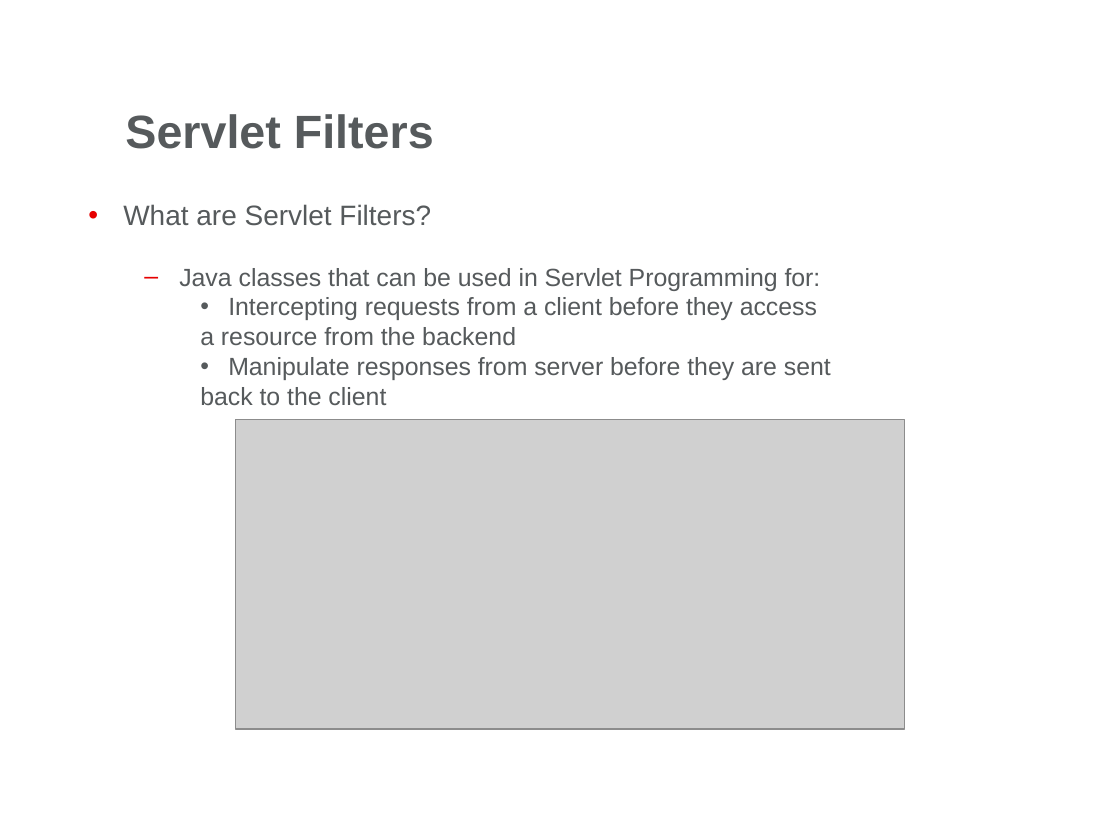
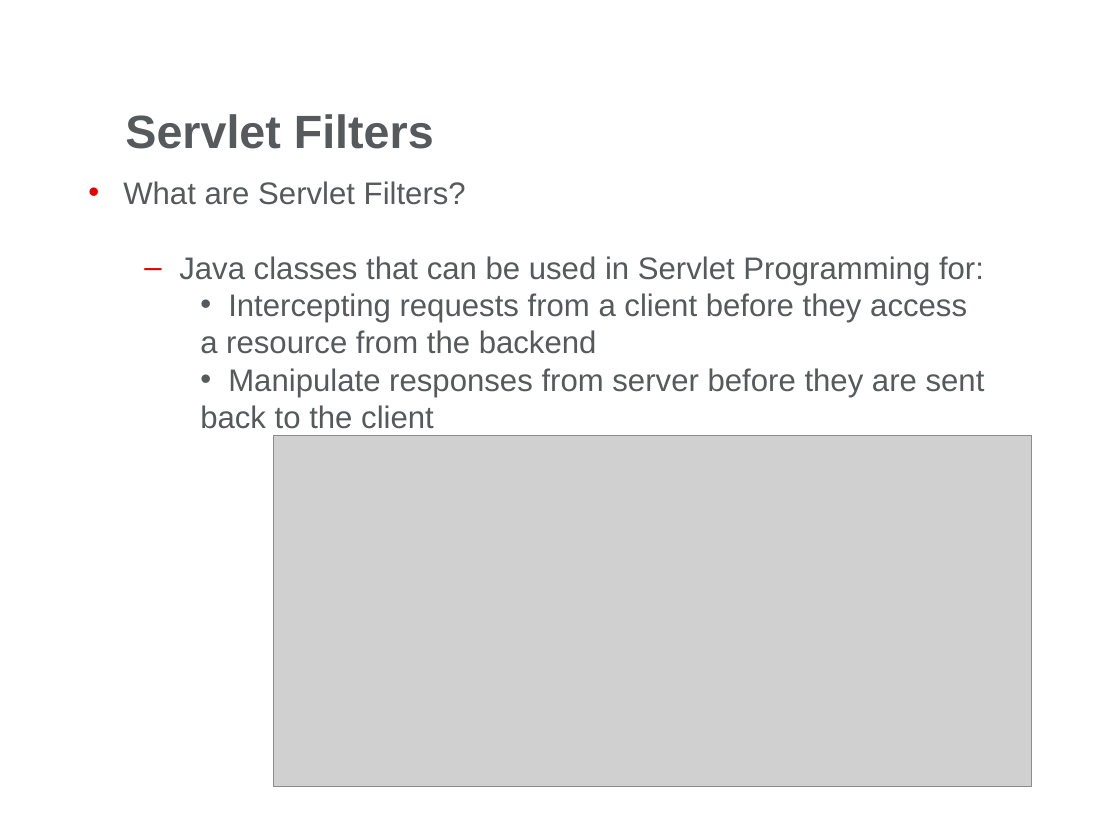
Before and after one commit to andreiapostol/JavaDocs, a slide deck: slide 20 of Servlets/Day2/Docs/Web Presentation-Part2.pptx. Drawn at 1120x840 pixels with LibreOffice and Linux fonts; fonts in the diff are those of the drawing; grey boxes stand for pictures; background and template pictures are left out. Boxes give left, top, right and bottom in pixels: in the first picture for what was removed or moved away, otherwise in the second. Text is boxed around its words. In the diff, an @@ line names an element or a change of style, - is before the commit and + after.

Commit message:
servlets

```diff
--- a/Servlets/Day2/Docs/Web Presentation-Part2.pptx
+++ b/Servlets/Day2/Docs/Web Presentation-Part2.pptx
@@ text "What are Servlet Filters?" at (123,181,985,429): size 18 to 20 pt in "What are Servlet Filters?"; size 16 to 20 pt in "Java classes that can be used in ...", "Intercepting requests from a client before they ...", "a resource from the backend", "Manipulate responses from server before they are ..." and 1 more places @@
@@ picture: place and size @@
-picture at (235,419,904,728)
+picture at (273,436,1032,786)
```
Also in this commit, not shown: 16 other slides changed, 39 other files.
